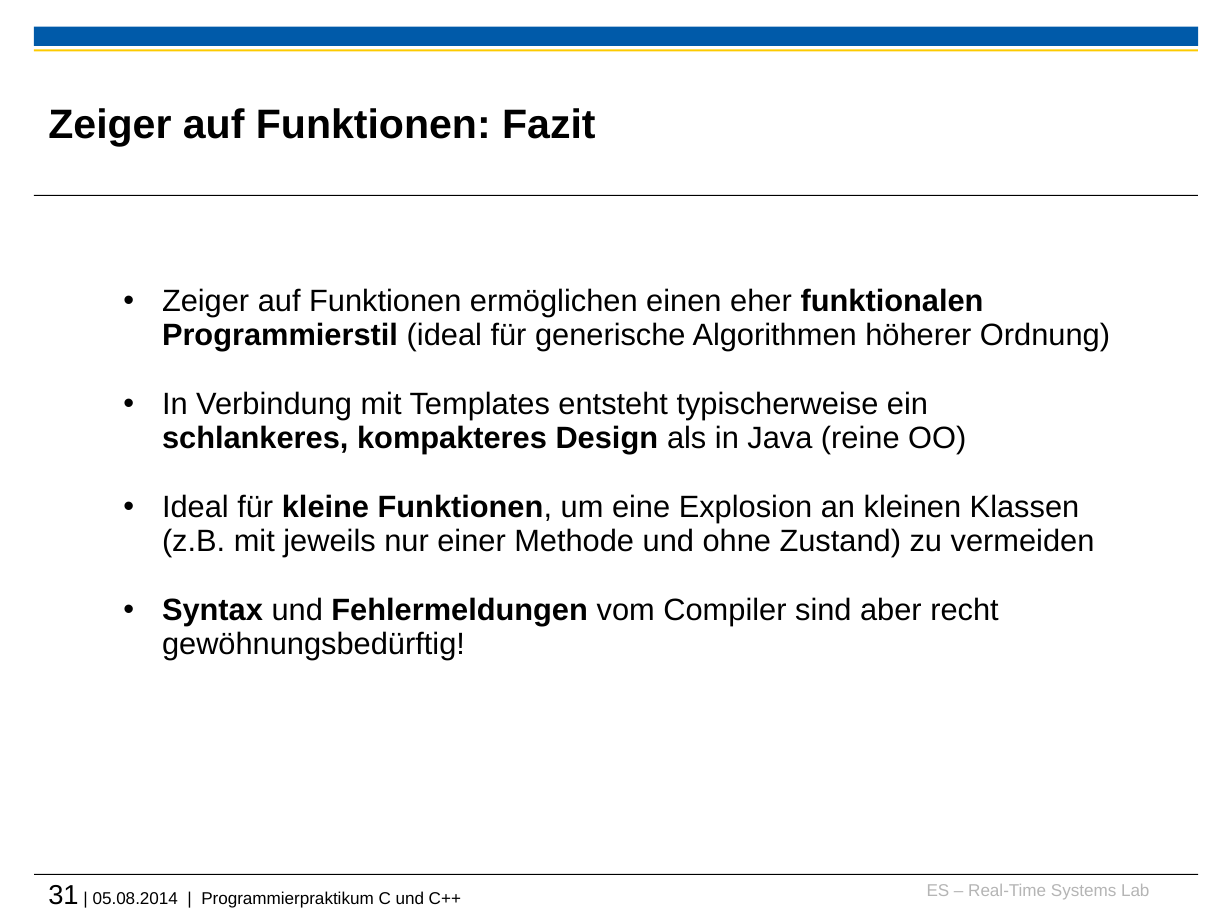
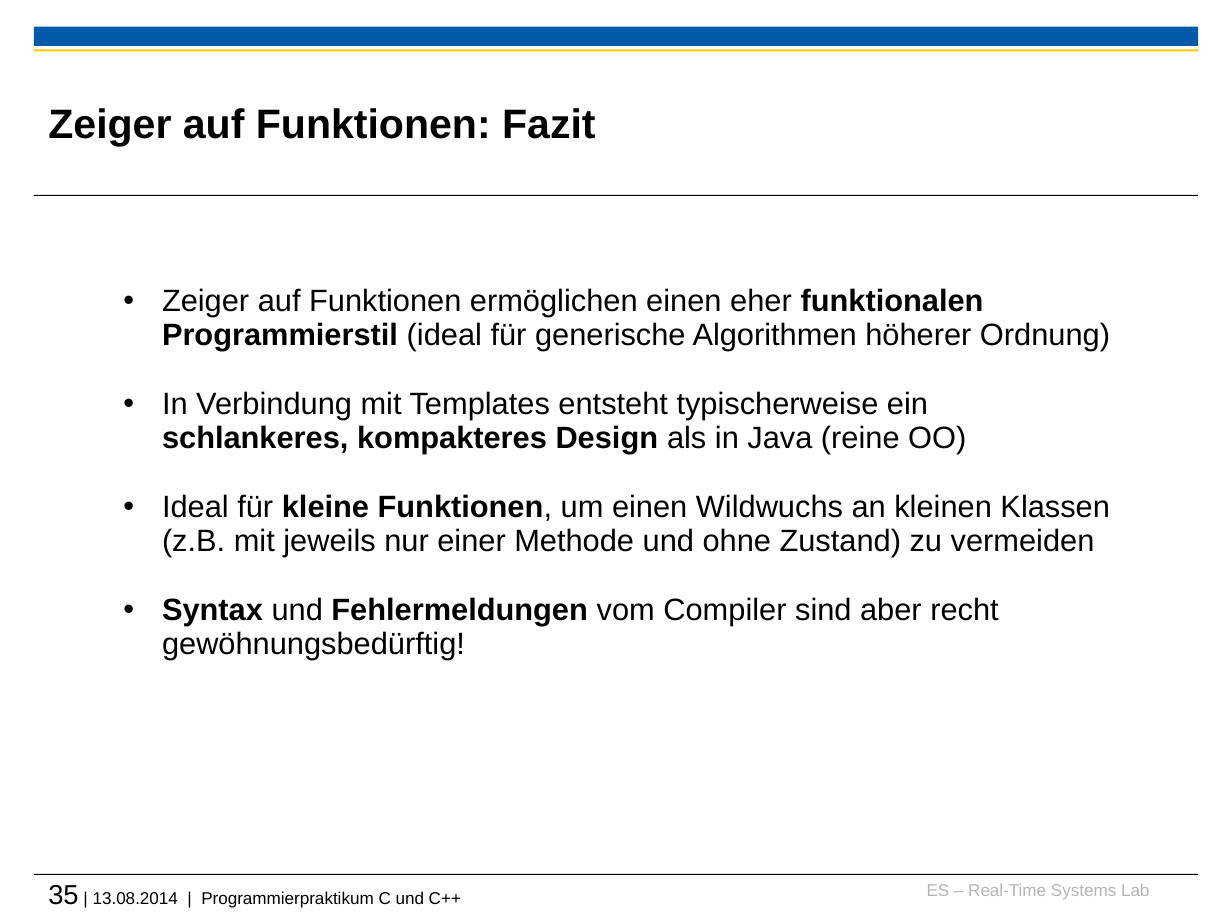
Before and after one commit to h82k/tud-cppp, a slide deck: slide 35 of Vorlesung/4 Fortgeschrittene Themen.pptx (slide 31 before the commit). Drawn at 1232x924 pixels with LibreOffice and Linux fonts; fonts in the diff are those of the drawing; background and template pictures are left out. Boxes give left, top, right and bottom in pixels: in the first picture for what was removed or moved away, otherwise in the second. Text is boxed around its words. In the diff, an @@ line names an element or a change of style, - is before the commit and + after.

```diff
--- a/Vorlesung/4 Fortgeschrittene Themen.pptx
+++ b/Vorlesung/4 Fortgeschrittene Themen.pptx
@@ text at (162, 494, 1110, 557): text changed @@
-• Ideal für kleine Funktionen, um eine Explosion an kleinen Klassen (z.B. mit jeweils nur einer Methode und ohne Zustand) zu vermeiden
+• Ideal für kleine Funktionen, um einen Wildwuchs an kleinen Klassen (z.B. mit jeweils nur einer Methode und ohne Zustand) zu vermeiden
@@ text at (48, 885, 461, 908): text changed @@
-31 | 05.08.2014 | Programmierpraktikum C und C++
+35 | 13.08.2014 | Programmierpraktikum C und C++
```
Also in this commit, not shown: 33 other slides changed, 12 slides added, 4 other files.
